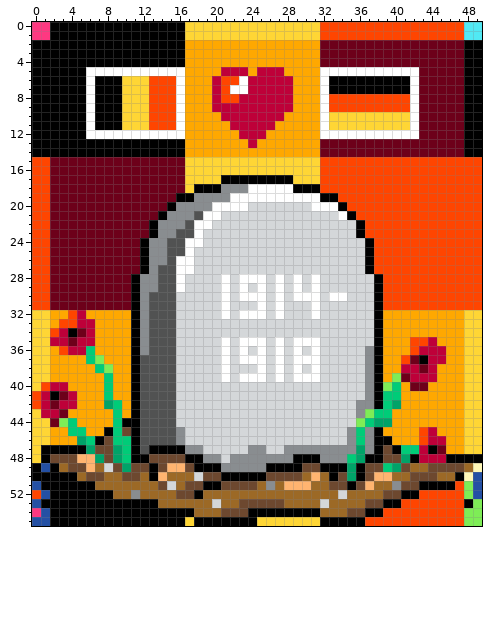
Two versions of one pixel-art sprite, images/grabstein.png. Above: the version before the commit.
The file is 50x56 pixels. Colours within 5 levels of each other are drawn and written as one.
After:
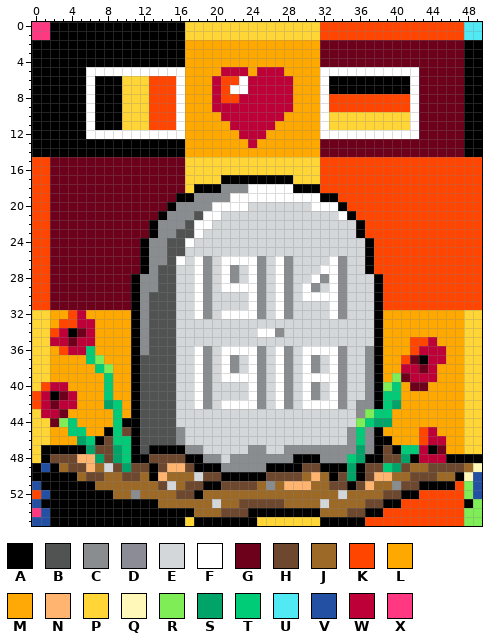
Palette (. is transparent): A #000000  B #515252  C #898d90  D #8c8c96  E #d4d7d9  F #ffffff  G #6d001a  H #6d482f  J #9c6926  K #ff4500  L #ffa800  M #ffa906  N #ffb470  P #ffd635  Q #fff8b8  R #7eed56  S #00a368  T #00cc78  U #51e9f4  V #2450a4  W #be0039  X #ff3881
Changes in this commit:
The author changed colour E to colour C in row 26 at x 19, 25, 28 and 34; in row 27 at x 19, 22, 25, 28 and 34; in row 28 at x 19, 22, 28, 32 and 34; in row 29 at x 19, 28 and 34; in row 30 at x 19 and 28; in rows 31 to 32 at x 19, 28 and 34.
The author changed colour E to colour C in row 34 at x 27; in row 36 at x 19, 28 and 34; in rows 37 to 38 at x 19, 22, 28 and 34; in row 39 at x 19, 28 and 34; in rows 40 to 41 at x 19, 25, 28, 31 and 34; in row 42 at x 19, 25, 28 and 34.
The author changed colour F to colour C in row 28 at x 25; in row 29 at x 25 and 31; in row 30 at x 25 and 34; in rows 31 to 32 at x 25; in row 36 at x 25; in rows 37 to 38 at x 25 and 31.
The author changed colour F to colour C in row 39 at x 25.
The author changed colour C to colour D in row 46 at x 37.
The author changed colour F to colour E in row 24 at x 18; in rows 25 to 26 at x 17; in row 27 at x 16 to 17; in row 28 at x 16, 23 and 29; in row 29 at x 16 and 29; in row 30 at x 21, 23 and 29.
The author changed colour F to colour E in row 31 at x 21 and 31; in row 32 at x 31; in row 35 at x 21, 23 to 25, 27 and 29 to 31; in row 36 at x 29; in row 37 at x 23 and 29; in rows 38 to 39 at x 29.
The author changed colour E to colour F in row 26 at x 18, 21 to 24, 27 and 33; in row 27 at x 18, 21, 24, 27 and 32 to 33; in row 28 at x 18 and 33; in row 29 at x 18, 22, 24, 30 and 33; in row 30 at x 18 and 32; in row 31 at x 18, 24 and 33.
The author changed colour E to colour F in row 32 at x 18, 22 and 33; in row 34 at x 25 to 26; in row 36 at x 18, 22, 24, 30 and 32 to 33; in row 37 at x 18 and 33; in row 38 at x 18, 24, 30 and 33; in row 39 at x 18, 22 and 32 to 33.
The author changed colour E to colour F in rows 40 to 41 at x 18, 24, 27, 30 and 33; in row 42 at x 18, 21 to 24, 27 and 30 to 33.
The author changed colour L to colour M in row 43 at x 44.
Where, in picture pixels (left, top, right, bottom), the same in both pictures:
changed: (176, 238, 374, 445)
changed: (428, 409, 437, 418)
